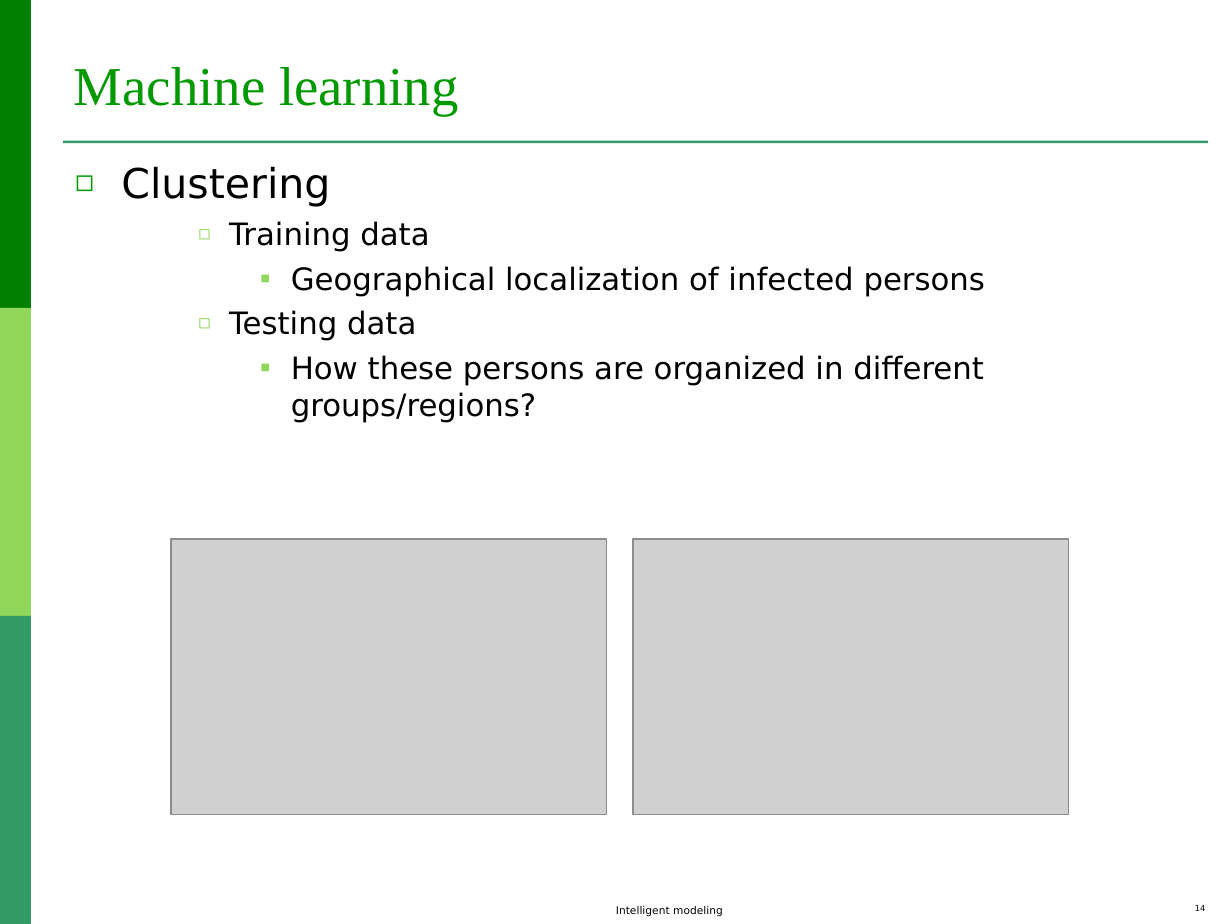
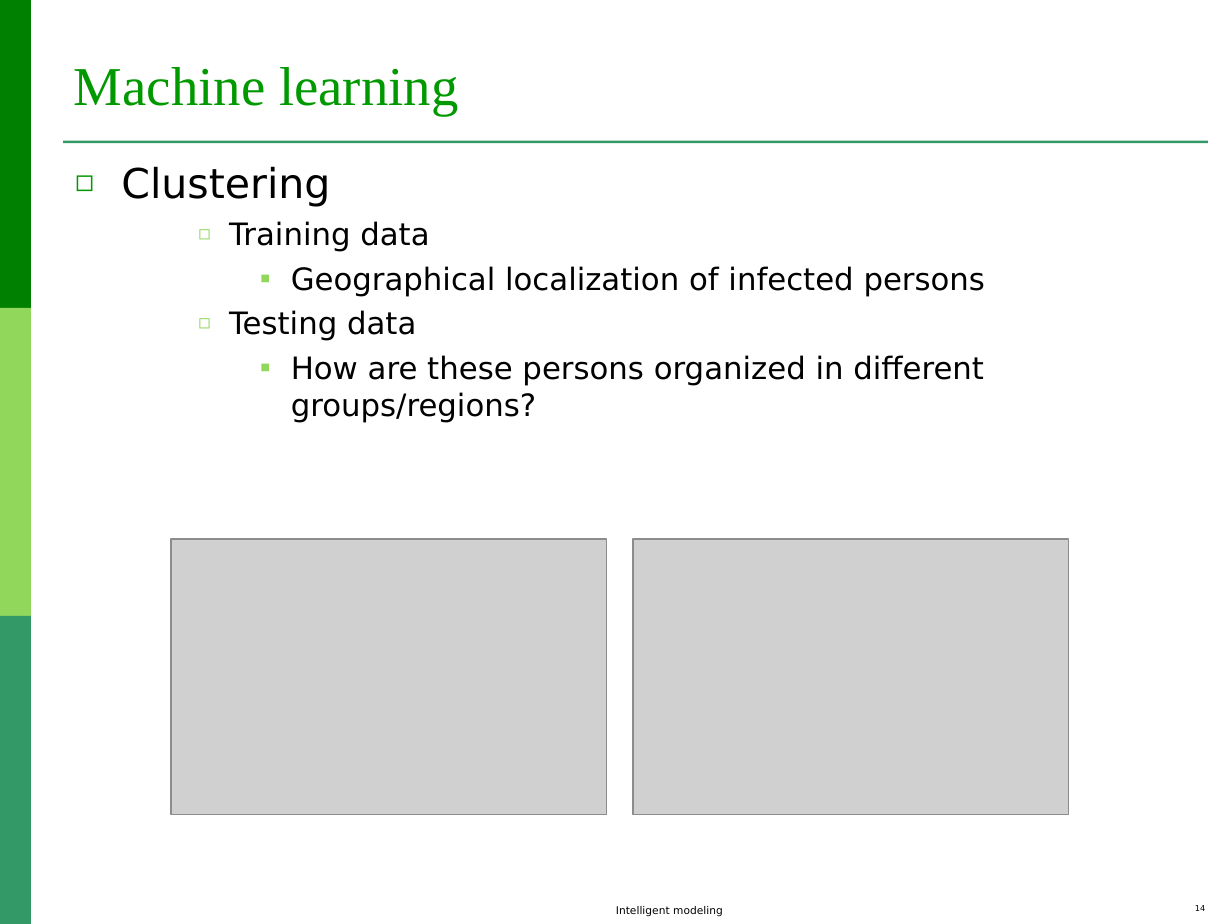
Before and after one commit to lauradiosan/DS-UBB, a slide deck: slide 14 of 2024-2025/lectures/ML_intro.ppt. Drawn at 1232x924 pixels with LibreOffice and Linux fonts; fonts in the diff are those of the drawing; grey boxes stand for pictures. Boxes give left, top, right and bottom in pixels: in the first picture for what was removed or moved away, otherwise in the second. Text is boxed around its words. In the diff, an @@ line names an element or a change of style, - is before the commit and + after.

```diff
--- a/2024-2025/lectures/ML_intro.ppt
+++ b/2024-2025/lectures/ML_intro.ppt
@@ text at (291,355,984,423): text changed @@
-      ▪ How these persons are organized in different groups/regions?
+      ▪ How are these persons organized in different groups/regions?
```
Also in this commit, not shown: 7 other slides changed, 11 other files.
